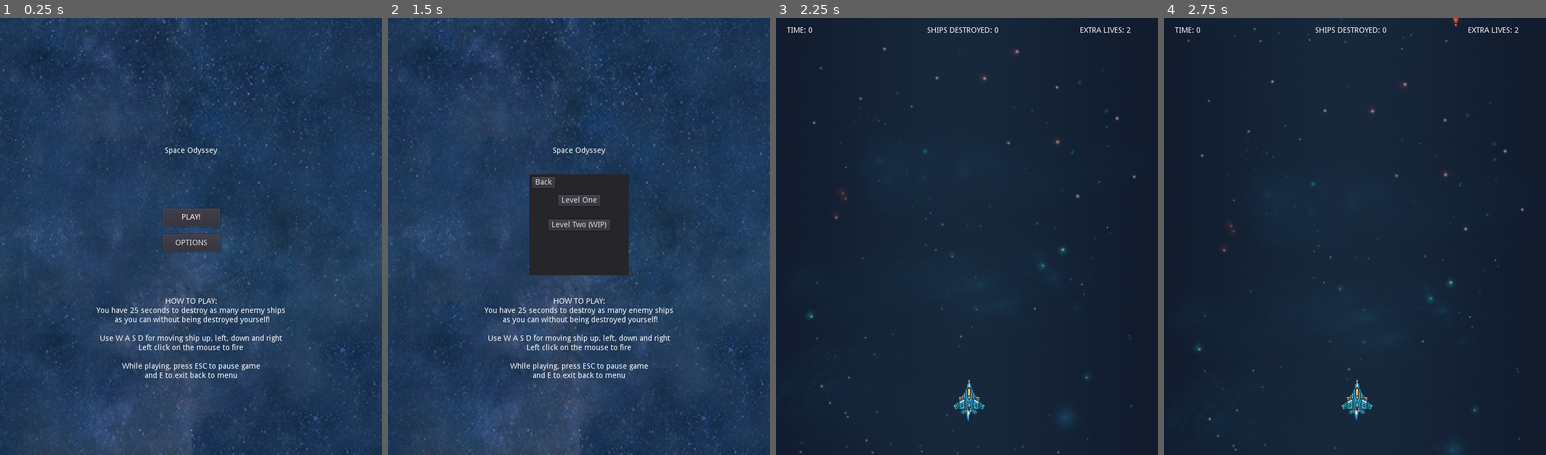
Above: before the commit, frames 1-4 (left to right).
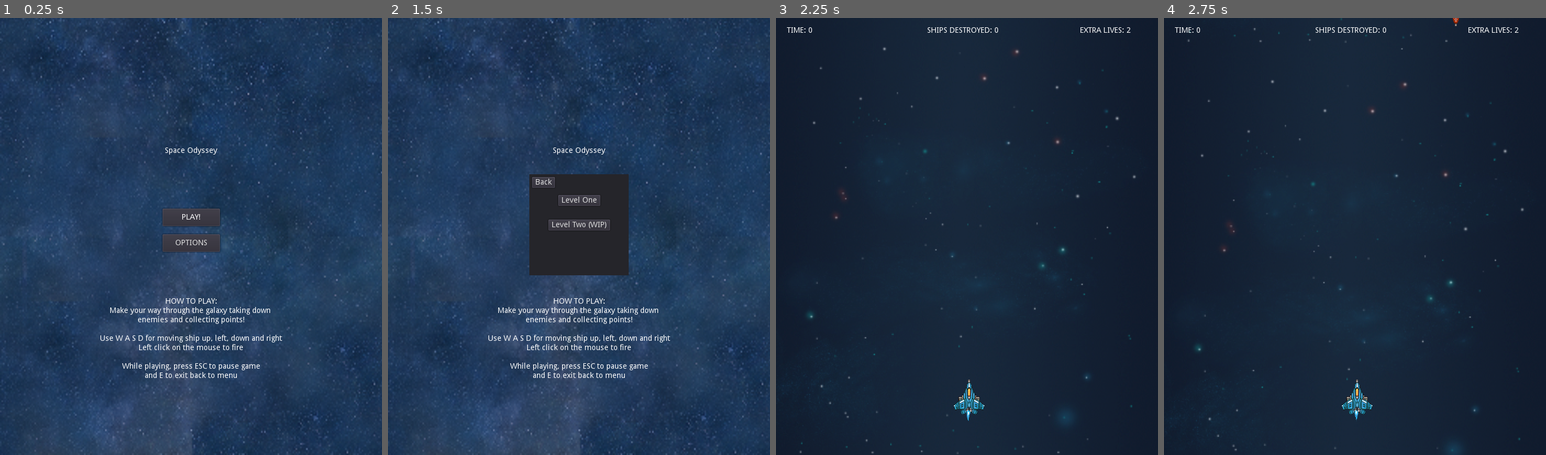
Above: after the commit, the same moments.

Repository: jdibble21/FP-Space-Odyssey
Game: Godot game, scene res://src/Menu.tscn
The game is run twice, just before and just after one commit, with the same random seed, the same clock (stepped at 60 frames per second) and the same inputs. Sound files missing from this copy of the repository are replaced by a short silence.
Inputs:
- Up to frame 1 (0.25 s): no input
- Up to frame 2 (1.5 s): click "PLAY!" at 0.5 s; click "PLAY!" at 1.25 s
- Up to frame 3 (2.25 s): click "Level One" at 2 s
- Up to frame 4 (2.75 s): no input

The runs differ from the first frame. In frame 1, 0.6% of the frame differs, in the area x 25-75%, y 66-70%; in frame 2, 0.6%; in frame 3, nothing differs; in frame 4, nothing differs.

Commit message:
Refactor options and add plasma powerup

Diff:
--- a/project/src/Menu.tscn
+++ b/project/src/Menu.tscn
@@ -195,8 +195,8 @@
 margin_right = 317.5
 margin_bottom = 194.0
 text = "HOW TO PLAY:
-You have 25 seconds to destroy as many enemy ships
- as you can without being destroyed yourself!
+Make your way through the galaxy taking down
+enemies and collecting points!
 
 Use W A S D for moving ship up, left, down and right
 Left click on the mouse to fire
--- a/project/src/OptionsPanel.gd
+++ b/project/src/OptionsPanel.gd
@@ -21,7 +21,4 @@
 
 
 func _on_SFXMuteCheck_toggled(button_pressed):
-	if button_pressed:
-		AudioServer.set_bus_mute(_sfx_bus,true)
-	if !button_pressed:
-		AudioServer.set_bus_mute(_sfx_bus,false)
+	AudioServer.set_bus_mute(_sfx_bus,button_pressed)
--- /dev/null
+++ b/project/src/PowerUps/PlasmaPowerup.gd
@@ -0,0 +1,16 @@
+extends StaticBody2D
+
+
+
+func _ready():
+	pass # Replace with function body.
+
+
+
+
+func _on_Area2D_area_entered(area):
+	if area.is_in_group("player") and !area.is_in_group("used"):
+		print("player entered!")
+		$PickupSound.play()
+		$Sprite.hide()
+		add_to_group("used")
--- /dev/null
+++ b/project/src/PowerUps/PlasmaPowerup.tscn
@@ -0,0 +1,25 @@
+[gd_scene load_steps=4 format=2]
+
+[ext_resource path="res://assets/PixelSpaceRage/256px/Powerup_Energy_png_processed.png" type="Texture" id=1]
+[ext_resource path="res://src/PowerUps/PlasmaPowerup.gd" type="Script" id=2]
+
+[sub_resource type="RectangleShape2D" id=1]
+extents = Vector2( 21.0135, 13.4623 )
+
+[node name="PlasmaPowerup" type="StaticBody2D" groups=[
+"plasma_powerup",
+]]
+script = ExtResource( 2 )
+
+[node name="Area2D" type="Area2D" parent="." groups=[
+"plasma_powerup",
+]]
+
+[node name="CollisionShape2D" type="CollisionShape2D" parent="Area2D"]
+shape = SubResource( 1 )
+
+[node name="Sprite" type="Sprite" parent="."]
+texture = ExtResource( 1 )
+
+[node name="PickupSound" type="AudioStreamPlayer2D" parent="."]
+[connection signal="area_entered" from="Area2D" to="." method="_on_Area2D_area_entered"]
Binary file added: project/assets/PixelSpaceRage/256px/Powerup_Energy_png_processed.png
Not shown, added: project/assets/PixelSpaceRage/256px/Powerup_Energy_png_processed.png.import
